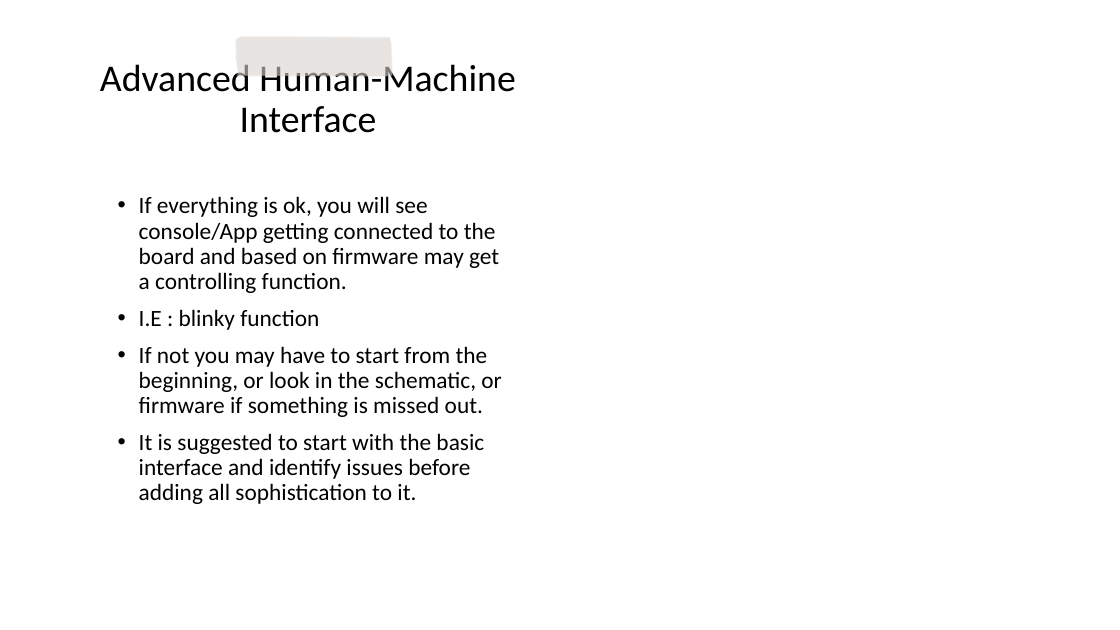
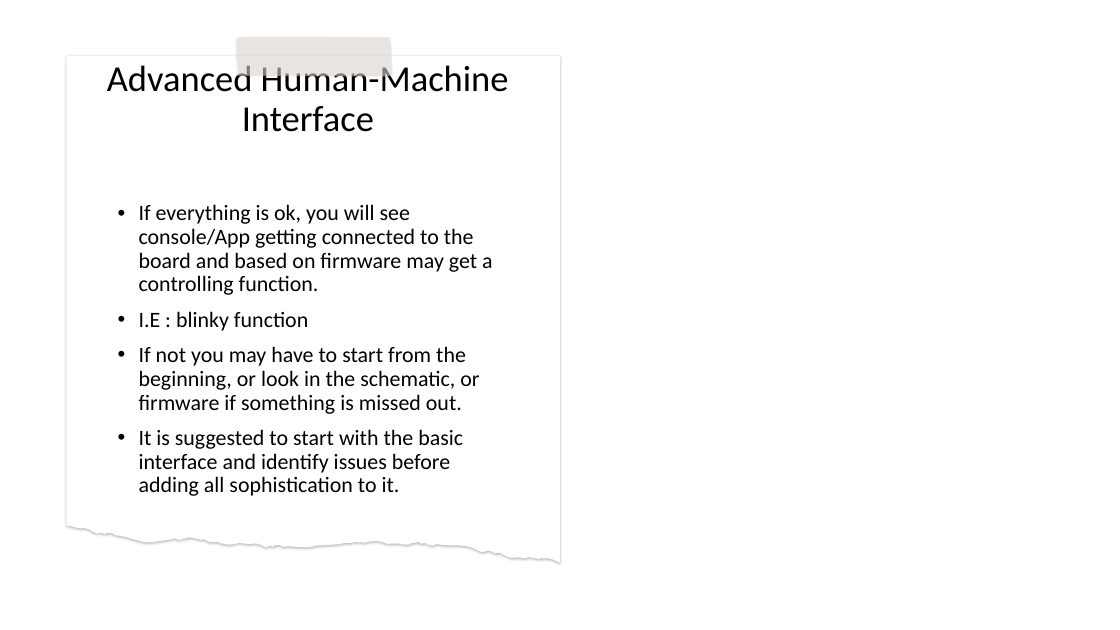
Before and after one commit to isomoye/EEGR471, a slide deck: slide 17 of sections/Bringup.pptx. Drawn at 1120x630 pixels with LibreOffice and Linux fonts; fonts in the diff are those of the drawing; background and template pictures are left out. Boxes give left, top, right and bottom in pixels: in the first picture for what was removed or moved away, otherwise in the second. Text is boxed around its words. In the diff, an @@ line names an element or a change of style, - is before the commit and + after.

```diff
--- a/sections/Bringup.pptx
+++ b/sections/Bringup.pptx
@@ freeform shape at box(66, 56, 560, 563): outline redrawn @@
@@ title "Advanced Human-Machine Interface" at box(107, 65, 509, 132): size 32.4 to 31.3 pt @@
@@ text "If everything is ok, you ..." at box(139, 204, 493, 496): size 20 to 18.8 pt @@
```
Also in this commit, not shown: 5 other slides changed, 13 other files.
